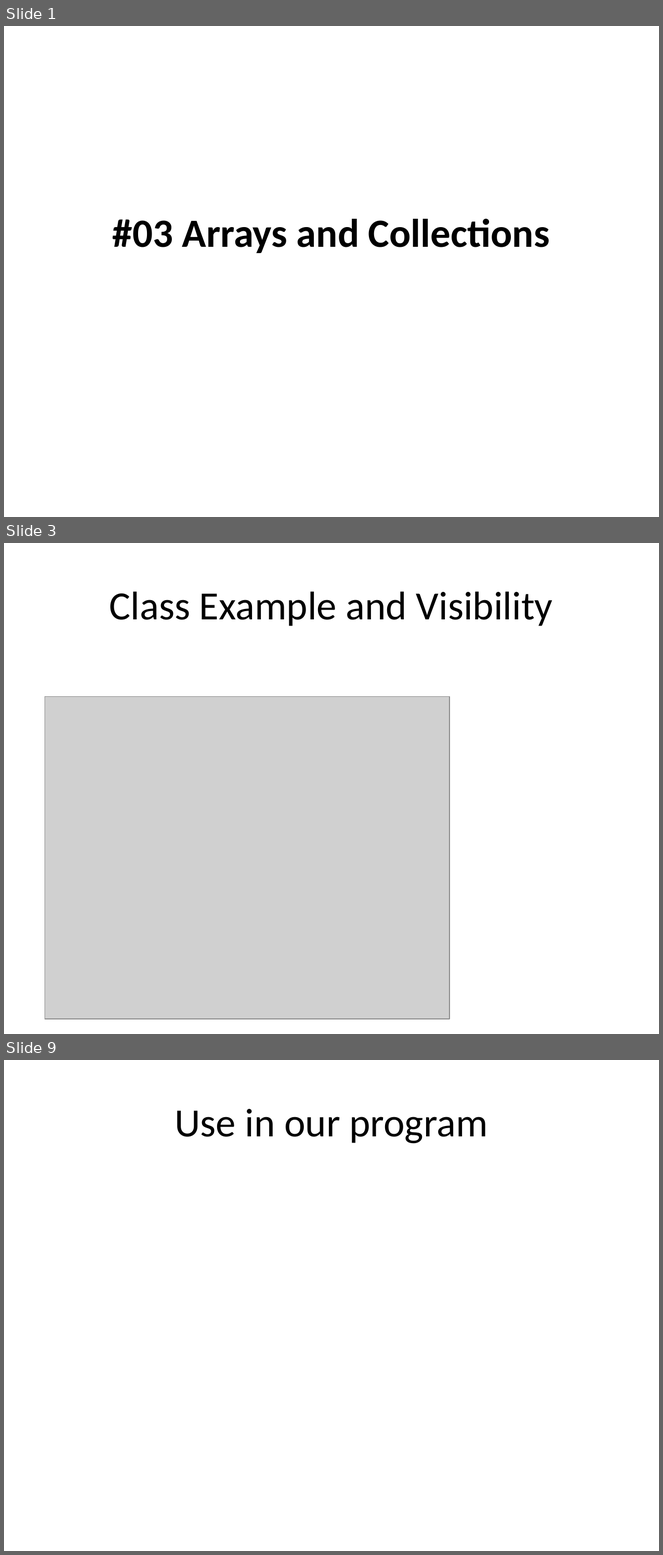
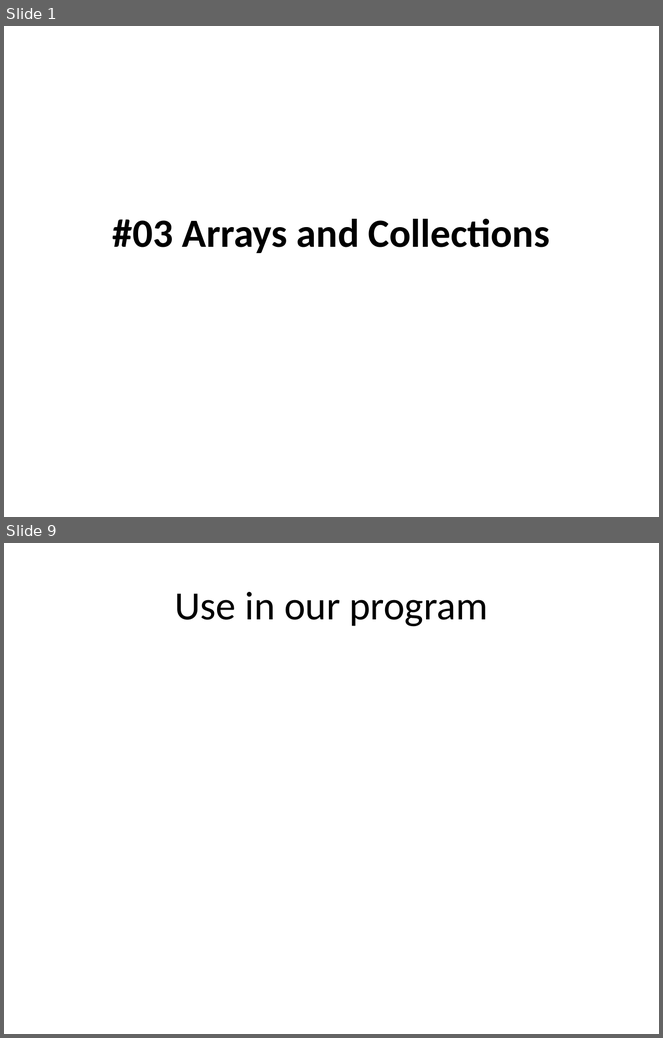
Before and after one commit to isurup/kalle-martin-group, a slide deck: OOPExam/03 Arrays and Collections.pptx. Shown one above the other, each under a label of ours: slides 1, 3 and 9 before the commit, slides 1 and 9 after it; the slides between them are not shown. The pictures are 663x1555 and 663x1038 pixels, drawn with LibreOffice and Linux fonts; fonts in the diff are those of the drawing; grey boxes stand for pictures. Boxes give left, top, right and bottom in pixels: in the first picture for what was removed or moved away, otherwise in the second. Text is boxed around its words. In the diff, an @@ line names an element or a change of style, - is before the commit and + after.

```diff
--- a/OOPExam/03 Arrays and Collections.pptx
+++ b/OOPExam/03 Arrays and Collections.pptx
@@ slide 3 removed at box(4, 543, 659, 1034), background #FFFFFF @@
@@ title removed at box(110, 591, 553, 626) @@
-Class Example and Visibility
@@ picture removed at box(45, 696, 450, 1019) @@
```
Also in this commit, not shown: 1 slide changed, 7 slides added, 5 other slides removed.
